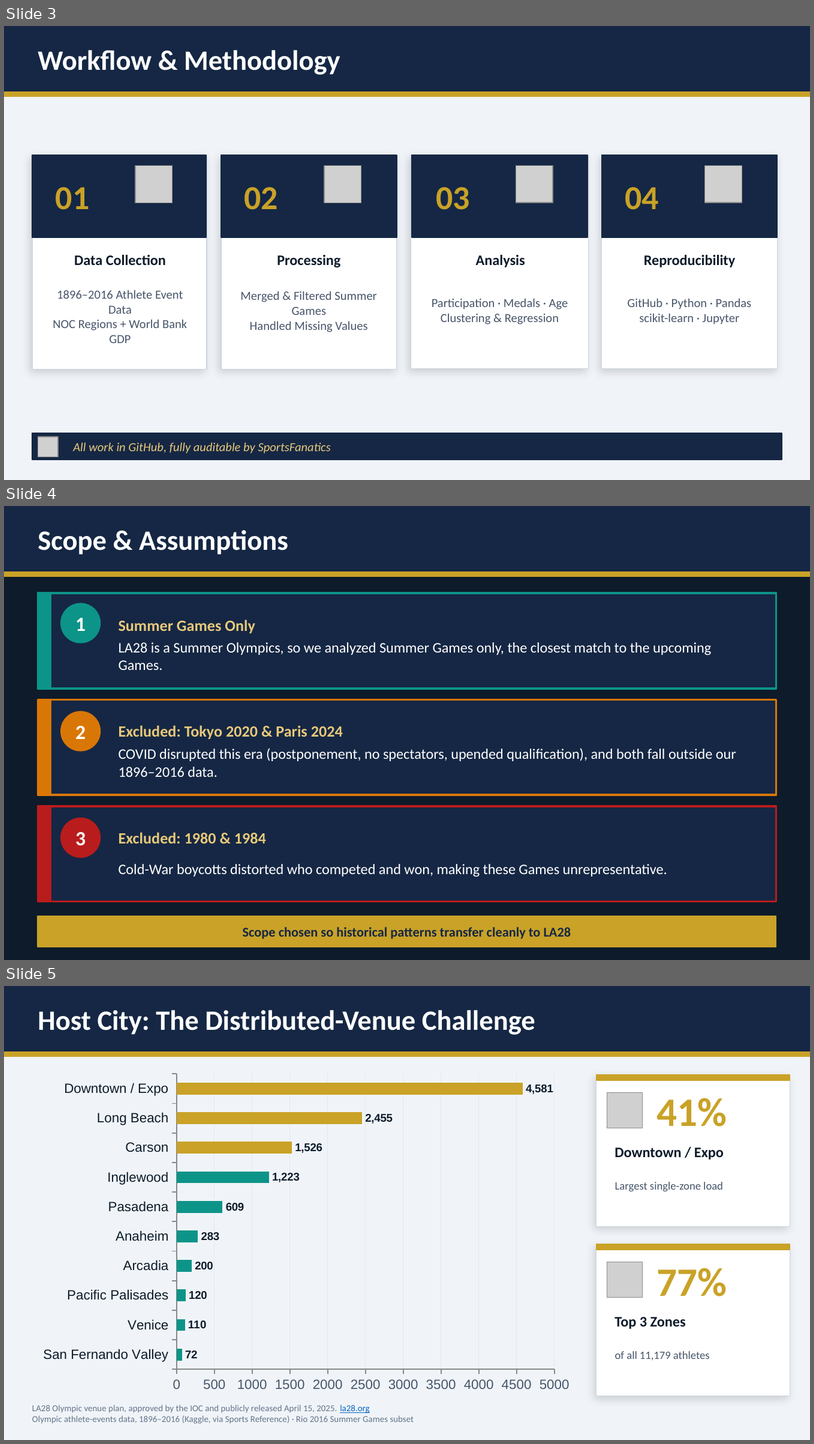
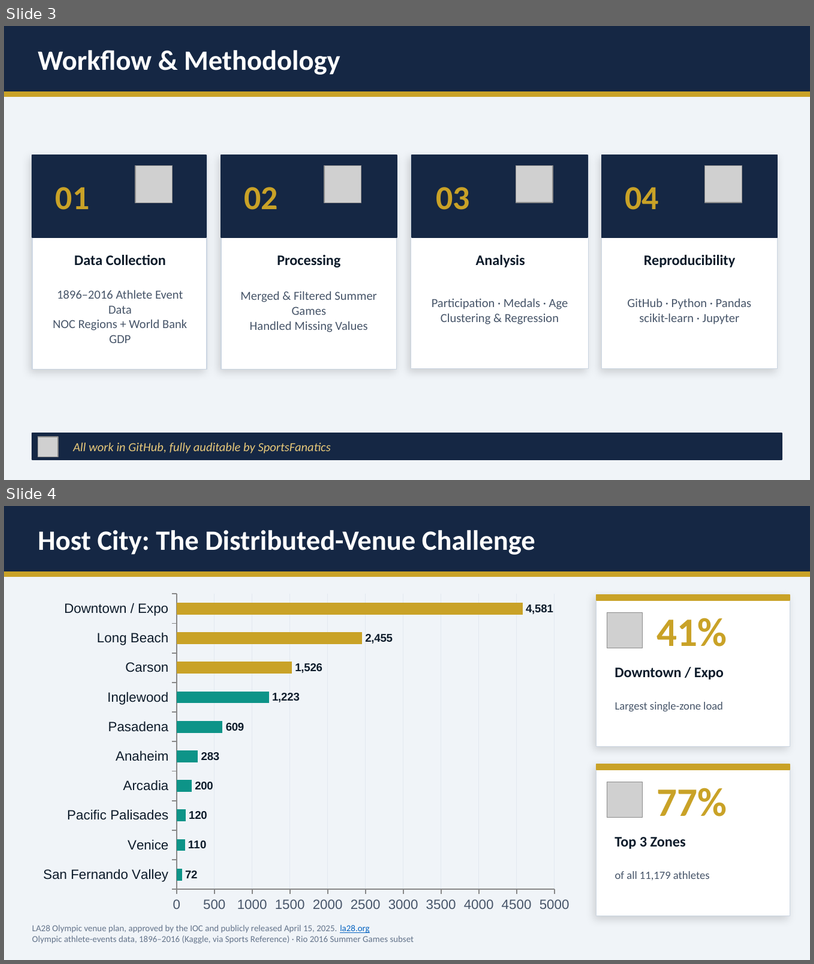
Before and after one commit to ShouryaBatra/fbla-data-analysis, a slide deck: Nationals_three_final copy.pptx. Shown one above the other, each under a label of ours: slides 3, 4 and 5 before the commit, slides 3 and 4 after it. The pictures are 814x1444 and 814x964 pixels, drawn with LibreOffice and Linux fonts; fonts in the diff are those of the drawing; grey boxes stand for pictures; background and template pictures are left out. Boxes give left, top, right and bottom in pixels: in the first picture for what was removed or moved away, otherwise in the second. Text is boxed around its words. In the diff, an @@ line names an element or a change of style, - is before the commit and + after.

```diff
--- a/Nationals_three_final copy.pptx
+++ b/Nationals_three_final copy.pptx
@@ slide 4 removed at (x1=4, y1=506, x2=810, y2=960), background #0D1B2A @@
@@ rectangle removed at (x1=4, y1=506, x2=810, y2=572) @@
@@ text removed at (x1=38, y1=530, x2=288, y2=555) @@
-Scope & Assumptions
@@ rectangle removed at (x1=4, y1=572, x2=810, y2=576) @@
@@ group removed at (x1=38, y1=593, x2=777, y2=688): 2 rectangles, 2 texts, 1 ellipse @@
-1
-Summer Games Only
-LA28 is a Summer Olympics, so we analyzed Summer Games only, the closest match to the upcoming Games.
@@ group removed at (x1=38, y1=700, x2=777, y2=795): 2 rectangles, 2 texts, 1 ellipse @@
-2
-Excluded: Tokyo 2020 & Paris 2024
-COVID disrupted this era (postponement, no spectators, upended qualification), and both fall outside our 1896–2016 data.
@@ group removed at (x1=38, y1=806, x2=777, y2=901): 2 rectangles, 2 texts, 1 ellipse @@
-3
-Excluded: 1980 & 1984
-Cold-War boycotts distorted who competed and won, making these Games unrepresentative.
@@ rectangle removed at (x1=38, y1=916, x2=777, y2=946) @@
@@ text removed at (x1=243, y1=927, x2=572, y2=939) @@
-Scope chosen so historical patterns transfer cleanly to LA28
@@ what was slide 5 is now slide 4 @@
```
Also in this commit, not shown: 1 other file.
